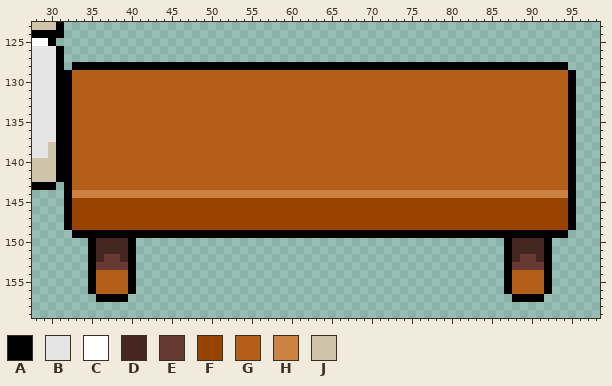
Two versions of one pixel-art file, Assets/Arts/Construction/House/InsideHouse/House_Construct.aseprite. That is the earlier state.
160x160 pixels, 1 frame. Colours within 5 levels of each other are drawn and written as one. Shown: x 28..98, y 123..159. The commit also changed other parts of the picture, which this record leaves out.
Palette (. is transparent): A #000000  B #e5e5e5  C #ffffff  D #452620  E #663931  F #994300  G #b35f1a  H #cc8243  J #cfc4a9
New version:
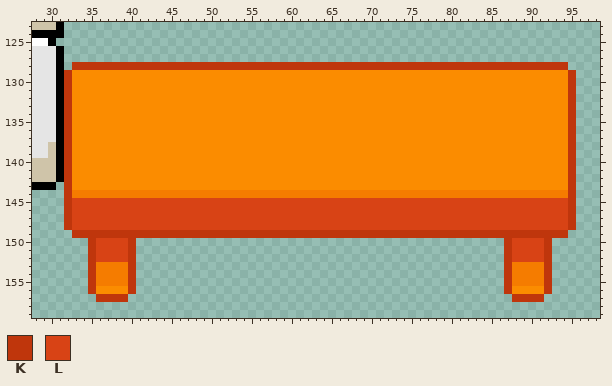
Colours new in this view: K #bf360c  L #d84315
Diff:
Colour G changes from #b35f1a to #fb8c00.
Colour H changes from #cc8243 to #f57c00.
Colour H replaces colour E in row 153 at x 36 to 39 and 88 to 91.
Colour H replaces colour G in rows 154 to 155 at x 36 to 39 and 88 to 91.
Colour K replaces colour A in row 128 at x 33 to 94; in rows 129 to 148 at x 32 and 95; in row 149 at x 33 to 94; in rows 150 to 156 at x 35, 40, 87 and 92; in row 157 at x 36 to 39 and 88 to 91.
Colour L replaces colour D in rows 150 to 151 at x 36 to 39 and 88 to 91; in row 152 at x 36, 39, 88 and 91.
Colour L replaces colour E in row 152 at x 37 to 38 and 89 to 90.
Colour L replaces colour F in rows 145 to 148 at x 33 to 94.
